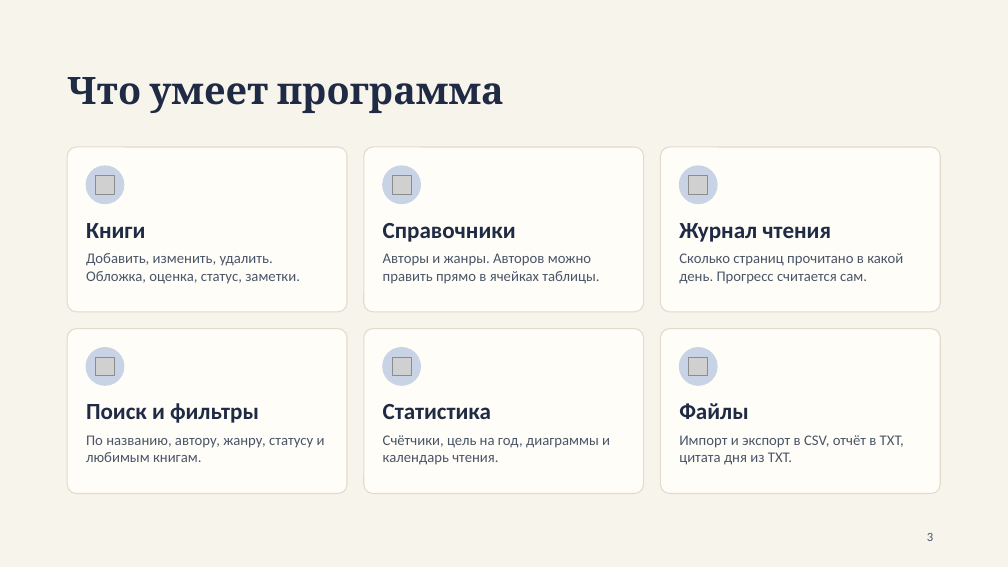
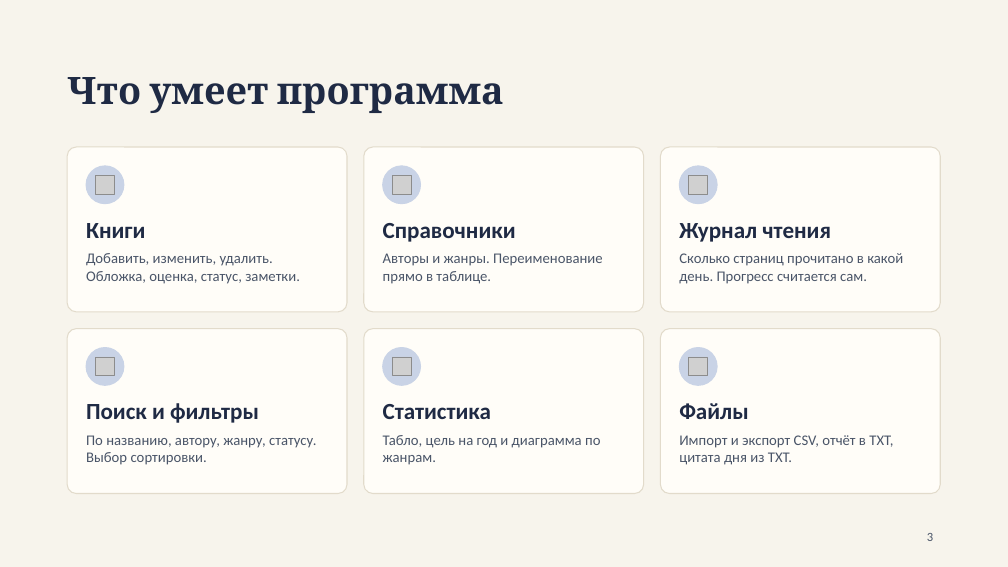
Before and after one commit to monogamie/project, a slide deck: slide 3 of Документы/Презентация.pptx. Drawn at 1008x567 pixels with LibreOffice and Linux fonts; fonts in the diff are those of the drawing; grey boxes stand for pictures. Boxes give left, top, right and bottom in pixels: in the first picture for what was removed or moved away, otherwise in the second. Text is boxed around its words. In the diff, an @@ line names an element or a change of style, - is before the commit and + after.

```diff
--- a/Документы/Презентация.pptx
+++ b/Документы/Презентация.pptx
@@ text at [383,253,603,284]: text changed @@
-Авторы и жанры. Авторов можно править прямо в ячейках таблицы.
+Авторы и жанры. Переименование прямо в таблице.
@@ text at [86,435,316,465]: text changed @@
-По названию, автору, жанру, статусу и любимым книгам.
+По названию, автору, жанру, статусу. Выбор сортировки.
@@ text at [383,435,600,465]: text changed @@
-Счётчики, цель на год, диаграммы и календарь чтения.
+Табло, цель на год и диаграмма по жанрам.
@@ text at [679,435,893,465]: text changed @@
-Импорт и экспорт в CSV, отчёт в TXT, цитата дня из TXT.
+Импорт и экспорт CSV, отчёт в TXT, цитата дня из TXT.
```
Also in this commit, not shown: 12 other slides changed, 4 slides added, 2 slides removed, 7 other files.
